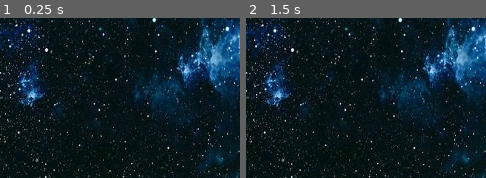
Above: before the commit, frames 1-2 (left to right).
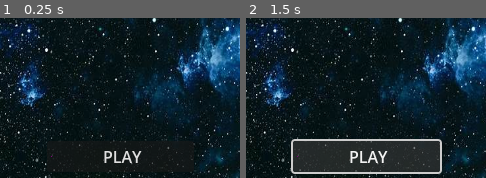
Above: after the commit, the same moments.

Repository: shreya-0718/space-game
Game: Godot game, scene res://intro.tscn
Two runs of this game, one before a commit and one after it. Both use one fixed random seed, a clock stepped at 60 frames per second and the inputs below. The project has no main scene, so this scene is started directly.
Inputs (mouse positions are in pixels of both pictures, inside the frame that each line leads up to):
- Up to frame 1 (0.25 s): no input
- Up to frame 2 (1.5 s): click (366, 157) at 0.5 s, where only the run after the commit has a clickable "PLAY"; click (366, 157) at 1.25 s, where only the run after the commit has a clickable "PLAY"

The runs differ from the first frame. In frame 1, 0.7% of the frame differs, in the area x 21-81%, y 76-97%; in frame 2, 13%, in the area x 18-82%, y 75-98%.

Commit message:
added play button

Diff:
--- a/intro.tscn
+++ b/intro.tscn
@@ -12,9 +12,9 @@
 texture = ExtResource("1_s2ta7")
 
 [node name="Button" type="Button" parent="."]
-offset_left = 487.0
-offset_top = 540.0
-offset_right = 634.0
-offset_bottom = 571.0
+offset_left = 47.0
+offset_top = 123.0
+offset_right = 194.0
+offset_bottom = 154.0
 text = "PLAY"
 icon = SubResource("PlaceholderTexture2D_ayt76")
--- a/project.godot
+++ b/project.godot
@@ -11,7 +11,7 @@
 [application]
 
 config/name="space-game"
-config/features=PackedStringArray("4.4", "Mobile")
+config/features=PackedStringArray("4.5", "Mobile")
 config/icon="res://icon.svg"
 
 [display]
Not shown, changed: icon.svg.import
Not shown, changed: images/background.jpg.import
Not shown, added: addons/godot_super-wakatime/ouch-x86_64-pc-windows-msvc.exe
